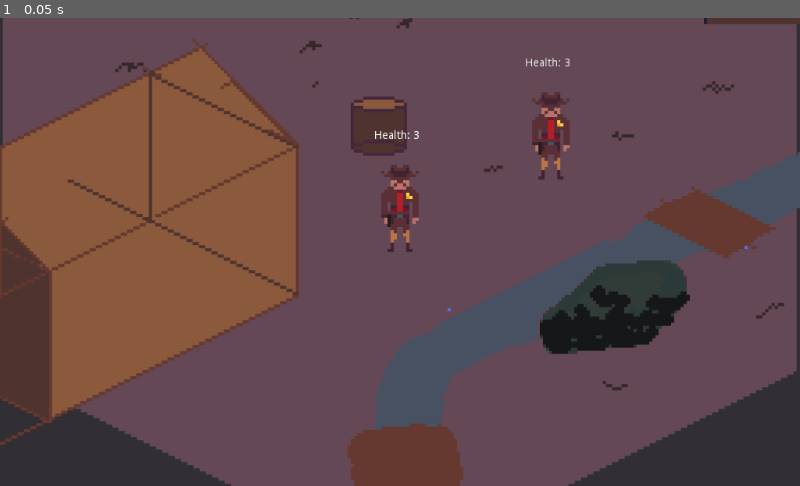
Above: before the commit, frame 1.
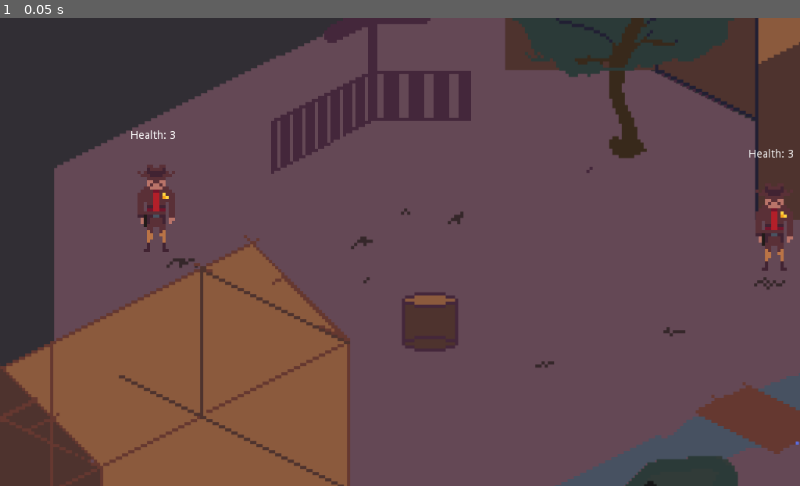
Above: after the commit, the same moment.

Repository: BenoitLeguay/LonesomeTown
Game: Godot game, scene res://src/scenes/Arena.tscn
Two runs of this game, one before a commit and one after it. Both use one fixed random seed, a clock stepped at 60 frames per second and the inputs below.
Inputs:
- Up to frame 1 (0.05 s): no input

The runs differ from the first frame. In frame 1, 59% of the frame differs, in the area x 0-100%, y 0-100%.

Commit message:
added random player initial positions among a set of spawning points

Diff:
--- a/godot_environments/dev/lonesome_town_game/project.godot
+++ b/godot_environments/dev/lonesome_town_game/project.godot
@@ -18,6 +18,10 @@
 config/name="Lonesome Town: The Game"
 run/main_scene="res://src/scenes/Arena.tscn"
 config/icon="res://icon.png"
+
+[debug]
+
+shapes/collision/shape_color=Color( 1, 1, 1, 0.196078 )
 
 [input]
 
--- a/godot_environments/dev/lonesome_town_game/src/actors/Player.tscn
+++ b/godot_environments/dev/lonesome_town_game/src/actors/Player.tscn
@@ -28,6 +28,7 @@
 script = ExtResource( 2 )
 
 [node name="CollisionShape2D" type="CollisionShape2D" parent="."]
+modulate = Color( 0.00784314, 0.0470588, 0.792157, 1 )
 rotation = 1.5708
 shape = SubResource( 1 )
 
@@ -40,6 +41,7 @@
 collision_mask = 2
 
 [node name="CollisionShape2D" type="CollisionShape2D" parent="melee_atk_right"]
+modulate = Color( 1, 0, 0, 1 )
 position = Vector2( 44.7009, 0.521835 )
 shape = SubResource( 2 )
 
@@ -48,6 +50,7 @@
 collision_mask = 2
 
 [node name="CollisionShape2D" type="CollisionShape2D" parent="melee_atk_left"]
+modulate = Color( 1, 0, 0, 1 )
 position = Vector2( -46.84, 1.4424 )
 shape = SubResource( 3 )
 
@@ -56,6 +59,7 @@
 collision_mask = 2
 
 [node name="CollisionShape2D" type="CollisionShape2D" parent="melee_atk_up"]
+modulate = Color( 1, 0, 0, 1 )
 position = Vector2( 0.889984, -25.8722 )
 shape = SubResource( 4 )
 
@@ -64,6 +68,7 @@
 collision_mask = 2
 
 [node name="CollisionShape2D" type="CollisionShape2D" parent="melee_atk_down"]
+modulate = Color( 1, 0, 0, 1 )
 position = Vector2( 1.52588e-05, 25.2417 )
 shape = SubResource( 5 )
 
--- /dev/null
+++ b/godot_environments/dev/lonesome_town_game/src/game_mechanics/SpawnPoint.tscn
@@ -0,0 +1,13 @@
+[gd_scene load_steps=2 format=2]
+
+[sub_resource type="CapsuleShape2D" id=1]
+radius = 48.6569
+height = 0.0
+
+[node name="SpawnPoint" type="Area2D" groups=[
+"spawn points",
+]]
+
+[node name="CollisionShape2D" type="CollisionShape2D" parent="."]
+modulate = Color( 0.835294, 0.929412, 0, 1 )
+shape = SubResource( 1 )
--- a/godot_environments/dev/lonesome_town_game/src/items/Bullet.tscn
+++ b/godot_environments/dev/lonesome_town_game/src/items/Bullet.tscn
@@ -18,5 +18,6 @@
 [node name="Area2D" type="Area2D" parent="."]
 
 [node name="CollisionShape2D" type="CollisionShape2D" parent="Area2D"]
+modulate = Color( 1, 0, 0, 1 )
 shape = SubResource( 1 )
 [connection signal="body_entered" from="Area2D" to="." method="_on_Area2D_body_entered"]
--- a/godot_environments/dev/lonesome_town_game/src/scenes/Arena.gd
+++ b/godot_environments/dev/lonesome_town_game/src/scenes/Arena.gd
@@ -23,9 +23,11 @@
 
 # Called when the node enters the scene tree for the first time.
 func _ready():
+	randomize()
 	var err_message = socket.connect_to_host("127.0.0.1", 4242)
 	#time_start = OS.get_unix_time()
 	prev_time = OS.get_ticks_usec()
+	set_random_players_positions()
 
 
 # Called every frame. 'delta' is the elapsed time since the previous frame.
@@ -186,3 +188,28 @@
 		if player.is_dead:
 			return true
 	return false
+
+func set_random_players_positions():
+	var spawn_points = get_tree().get_nodes_in_group("spawn points")
+	var busy_spawn_points = []
+	var players = get_tree().get_nodes_in_group("players")
+	for player in players:
+		var spawn_point = select_random_spawn_point(spawn_points, busy_spawn_points)
+		busy_spawn_points += [spawn_point]
+		player.set_position(spawn_point.get_position())
+
+func select_random_spawn_point(spawn_points, busy_spawn_points):
+	if busy_spawn_points.empty():
+		var selected_spawn_point_index = randi() % spawn_points.size()
+		return spawn_points[selected_spawn_point_index]
+	else:
+		var is_spawn_point_correct = false
+		while !is_spawn_point_correct:
+			var is_spawn_point_busy = false
+			var selected_spawn_point_index = randi() % spawn_points.size()
+			var selected_spawn_point = spawn_points[selected_spawn_point_index]
+			for busy_spawn_point in busy_spawn_points:
+				if busy_spawn_point == selected_spawn_point:
+					is_spawn_point_busy = true
+			if !is_spawn_point_busy:
+				return selected_spawn_point
--- a/godot_environments/dev/lonesome_town_game/src/scenes/Arena.tscn
+++ b/godot_environments/dev/lonesome_town_game/src/scenes/Arena.tscn
@@ -10,6 +10,7 @@
 [ext_resource path="res://graphics/tree_V0.png" type="Texture" id=8]
 [ext_resource path="res://graphics/clos_house_V0.png" type="Texture" id=9]
 [ext_resource path="res://src/scenes/Arena.gd" type="Script" id=10]
+[ext_resource path="res://src/game_mechanics/SpawnPoint.tscn" type="PackedScene" id=11]
 
 [sub_resource type="CapsuleShape2D" id=1]
 radius = 18.4326
@@ -40,7 +41,9 @@
 [node name="YSort" type="YSort" parent="."]
 position = Vector2( 40.4331, 8.3244 )
 
-[node name="Player" parent="YSort" instance=ExtResource( 2 )]
+[node name="Player" parent="YSort" groups=[
+"players",
+] instance=ExtResource( 2 )]
 position = Vector2( -62.8552, 160.306 )
 speed = 500
 time_to_wait_before_attack = 200000
@@ -53,7 +56,9 @@
 limit_right = 600
 limit_bottom = 600
 
-[node name="Player2" parent="YSort" instance=ExtResource( 2 )]
+[node name="Player2" parent="YSort" groups=[
+"players",
+] instance=ExtResource( 2 )]
 position = Vector2( 130.331, 67.3989 )
 speed = 500
 ai_control = true
@@ -140,3 +145,18 @@
 
 [node name="CollisionPolygon2D" type="CollisionPolygon2D" parent="YSort/close house"]
 polygon = PoolVector2Array( 171.094, 17.4773, -145.452, 178.939, -268.396, 47.0864, -13.4611, -77.275 )
+
+[node name="SpawnPoint" parent="." instance=ExtResource( 11 )]
+position = Vector2( 221.827, 382.8 )
+
+[node name="SpawnPoint2" parent="." instance=ExtResource( 11 )]
+position = Vector2( -233.659, 355.83 )
+
+[node name="SpawnPoint3" parent="." instance=ExtResource( 11 )]
+position = Vector2( -440.425, -90.6653 )
+
+[node name="SpawnPoint4" parent="." instance=ExtResource( 11 )]
+position = Vector2( 350.681, -66.6925 )
+
+[node name="SpawnPoint5" parent="." instance=ExtResource( 11 )]
+position = Vector2( -28.3905, -348.374 )
Not shown: 1 places in godot_environments/dev/lonesome_town_game/src/scenes/Arena.tscn that only renumber resources
Not shown, changed: godot_environments/dev/lonesome_town_game/lonesome_town_v0.pck
